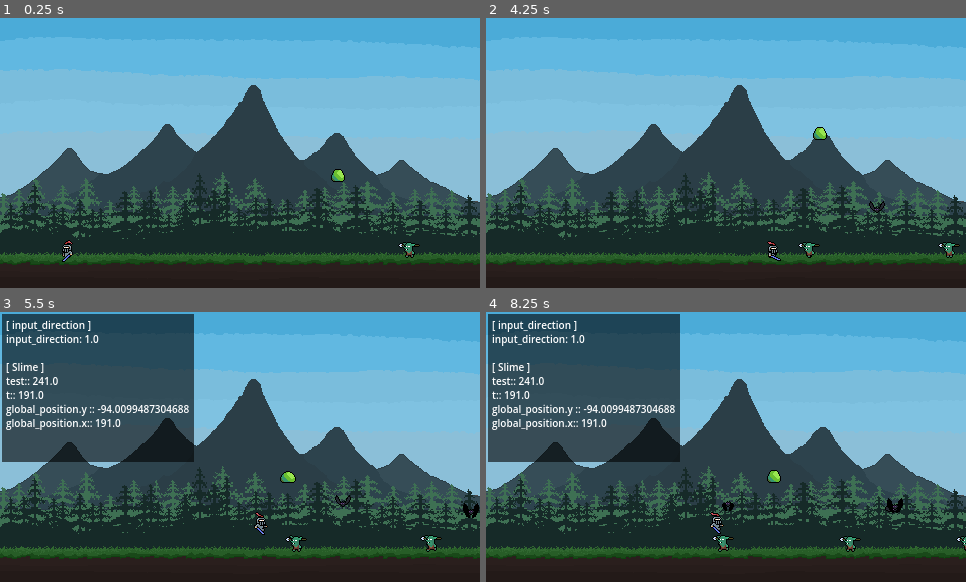
Above: before the commit, frames 1-4 (two rows, left to right).
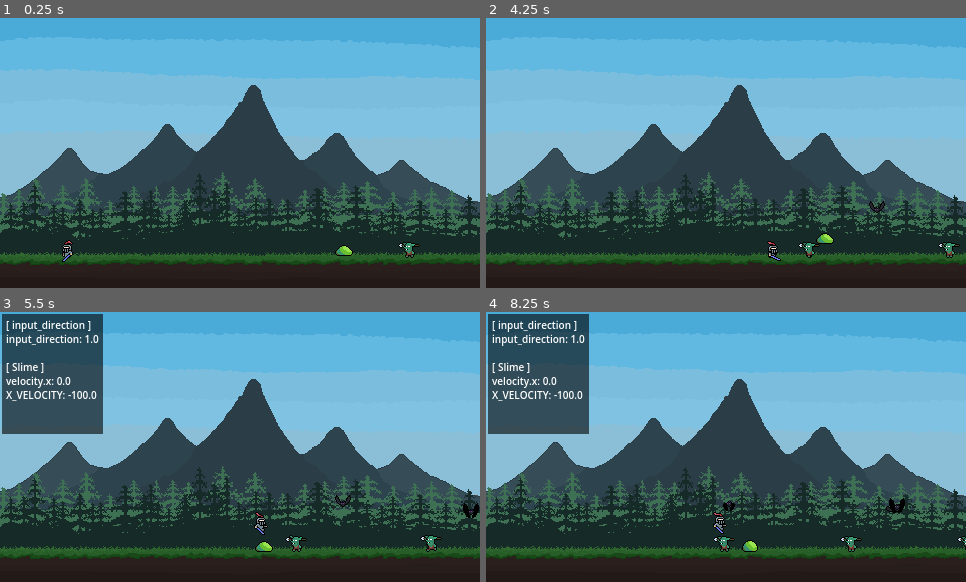
Above: after the commit, the same moments.

Repository: RadoslawG123/WavesOfMonsters
Game: Godot game, scene res://Scenes/main.tscn
Two runs of this game, one before a commit and one after it. Both use one fixed random seed, a clock stepped at 60 frames per second and the inputs below.
Inputs:
- Up to frame 1 (0.25 s): no input
- Up to frame 2 (4.25 s): hold D (Right) 0.53-2.03 s; tap W (Jump) at 0.6, 0.77, 1.07, 1.52, 1.55, 1.82, 2.1, 3.02, 3.05, 3.32, 3.6, 3.77, 4.07 s; tap Space (Attack) at 1.35, 2.85 s; hold A (Left) 2.03-2.78 s; hold D (Right) from 2.78 s (still down); tap K (DebugEnemy) at 4.15 s
- Up to frame 3 (5.5 s): release D (Right) at 4.28 s; hold A (Left) 4.28-5.03 s; tap Space (Attack) at 4.35 s; tap W (Jump) at 4.52, 4.55, 4.82, 5.1 s; tap / (DebugOverlay) at 4.9 s; hold D (Right) from 5.03 s (still down)
- Up to frame 4 (8.25 s): release D (Right) at 5.78 s; hold A (Left) 5.78-7.28 s; tap Space (Attack) at 5.85, 7.35 s; tap W (Jump) at 6.02, 6.05, 6.32, 6.6, 6.77, 7.07, 7.52, 7.55, 7.82, 8.1 s; hold D (Right) from 7.28 s (still down)

The runs differ from the first frame. In frame 1, 0.2% of the frame differs, in the area x 68-74%, y 55-89%; in frame 2, 0.2%; in frame 3, 14%; in frame 4, 14%, in the area x 0-100%, y 0-89%.

Commit message:
Change slime jump mechanics. Now the mechanic is similar to player mechanic in code.

Diff:
--- a/Scenes/Enemies/Slime.tscn
+++ b/Scenes/Enemies/Slime.tscn
@@ -145,9 +145,58 @@
 [sub_resource type="Animation" id="Animation_jus8j"]
 resource_name = "Jump"
 length = 2.0
+step = 0.5
+tracks/0/type = "value"
+tracks/0/imported = false
+tracks/0/enabled = true
+tracks/0/path = NodePath("AnimatedSprite2D:animation")
+tracks/0/interp = 1
+tracks/0/loop_wrap = true
+tracks/0/keys = {
+"times": PackedFloat32Array(0),
+"transitions": PackedFloat32Array(1),
+"update": 1,
+"values": [&"Jump"]
+}
+tracks/1/type = "value"
+tracks/1/imported = false
+tracks/1/enabled = true
+tracks/1/path = NodePath("AnimatedSprite2D:frame")
+tracks/1/interp = 1
+tracks/1/loop_wrap = true
+tracks/1/keys = {
+"times": PackedFloat32Array(0, 0.5, 1, 1.5),
+"transitions": PackedFloat32Array(1, 1, 1, 1),
+"update": 1,
+"values": [0, 1, 2, 3]
+}
 
 [sub_resource type="Animation" id="Animation_qvstw"]
 length = 0.001
+tracks/0/type = "value"
+tracks/0/imported = false
+tracks/0/enabled = true
+tracks/0/path = NodePath("AnimatedSprite2D:animation")
+tracks/0/interp = 1
+tracks/0/loop_wrap = true
+tracks/0/keys = {
+"times": PackedFloat32Array(0),
+"transitions": PackedFloat32Array(1),
+"update": 1,
+"values": [&"Jump"]
+}
+tracks/1/type = "value"
+tracks/1/imported = false
+tracks/1/enabled = true
+tracks/1/path = NodePath("AnimatedSprite2D:frame")
+tracks/1/interp = 1
+tracks/1/loop_wrap = true
+tracks/1/keys = {
+"times": PackedFloat32Array(0),
+"transitions": PackedFloat32Array(1),
+"update": 1,
+"values": [0]
+}
 
 [sub_resource type="AnimationLibrary" id="AnimationLibrary_i418a"]
 _data = {
@@ -166,9 +215,8 @@
 [node name="AnimatedSprite2D" type="AnimatedSprite2D" parent="." unique_id=1667018529]
 material = SubResource("ShaderMaterial_jus8j")
 sprite_frames = SubResource("SpriteFrames_r1vj8")
-animation = &"Idle"
+animation = &"Jump"
 autoplay = "Idle"
-frame_progress = 0.9754937
 
 [node name="CollisionShape2D" type="CollisionShape2D" parent="." unique_id=1044470714]
 position = Vector2(0, 4)
--- a/Scenes/Enemies/slime.gd
+++ b/Scenes/Enemies/slime.gd
@@ -1,80 +1,67 @@
 extends CharacterBody2D
 
-#@export var h: float
-#@export var d: float
-#@export var g := 50.0
-#
-#var V_0y = -sqrt(2*g*h)
-#var V_x_max = -d/(2*t_max)
-#var t_max = sqrt((2*h)/g)
-var t: float
-var y: float
-var jump_end: float
-var test: float
+@onready var animation_player: AnimationPlayer = $AnimationPlayer
 
-var X_VELOCITY := 0.0
-var JUMP_VELOCITY := 0.0
-var jumping := -1.0
-var jump_tween: Tween
+var X_VELOCITY := -100.0
+var X_DECELERATION := 20.0
+const FALL_GRAVITY := 500.0
+const FALL_VELOCITY := 200.0
+const JUMP_VELOCITY := -200.0
+const JUMP_DECELERATION := 700.0
+
+## States
+enum STATE {
+	FALL,
+	FLOOR,
+	JUMP,
+}
+
+var active_state := STATE.FLOOR
+
 
 # Called when the node enters the scene tree for the first time.
 func _ready() -> void:
-	t = self.global_position.x
-	test = t
-	y = self.global_position.y
-	jump_end = t - 50.0
-	#h = 60.0
-	#d = 120.0
-
+	pass
 
 # Called every frame. 'delta' is the elapsed time since the previous frame.
 func _physics_process(delta: float) -> void:
-	DebugOverlay.add_stat("Slime", "test:", test)
-	DebugOverlay.add_stat("Slime", "t:", t)
-	DebugOverlay.add_stat("Slime", "global_position.y :", global_position.y)
-	DebugOverlay.add_stat("Slime", "global_position.x:", global_position.x)
-	if Input.is_action_just_pressed("DebugEnemy"):
-		jumping *= -1.0
-	if jumping == 1.0:
-		if t > jump_end:
-			t -= delta*60.0
-			global_position.y = y + 50.0*sin(t*0.05+50.0)
-			global_position.x = t
+	DebugOverlay.add_stat("Slime", "velocity.x", velocity.x)
+	DebugOverlay.add_stat("Slime", "X_VELOCITY", X_VELOCITY)
+	match active_state:
+		STATE.FALL:
+			velocity.y = move_toward(velocity.y, FALL_VELOCITY, FALL_GRAVITY * delta)
 
-	#if Input.is_action_just_pressed("DebugEnemy"):
-		#
-		#jump_tween = create_tween()
-		#jump_tween.set_parallel(true)
-		#
-		#X_VELOCITY = 100.0
-		#JUMP_VELOCITY = 100.0
-		#
-		#jump_tween.tween_property(self, "JUMP_VELOCITY", 0.0, 0.5)
-		#jump_tween.tween_property(self, "X_VELOCITY", 0.0, 0.5)
-		#
-		#jump_tween.finished.connect(_on_jump_ended)
-		#
-	#velocity.x = -X_VELOCITY
-	#velocity.y = -JUMP_VELOCITY
-	#if not jumping:
-		#velocity.x = -X_VELOCITY
+			moving_horizontally(delta)
 
+			if is_on_floor():
+				velocity.x = 0.0
+				#animation_player.play("Jump")
+				switch_state(STATE.FLOOR)
+
+		STATE.FLOOR:
+			if Input.is_action_just_pressed("DebugEnemy"):
+				switch_state(STATE.JUMP)
+		STATE.JUMP:
+			velocity.y = move_toward(velocity.y, 0, JUMP_DECELERATION * delta)
+
+			moving_horizontally(delta)
+
+			if velocity.y >= 0:
+				if velocity.y >= -100:
+					velocity.y *= 0.5
+				else:
+					velocity.y *= 0.3
+			switch_state(STATE.FALL)
 
 	move_and_slide()
 
-func jump():
-	pass
-	#jumping = true
-	#velocity.y = V_0y
-	#t = sqrt((2*h)/g)
-	#velocity.y = -sqrt(2*g*h)
-	#velocity.x = d/(2*t)
+func switch_state(to_state: STATE) -> void:
+	active_state = to_state
 
-func _on_jump_ended():
-	X_VELOCITY = 100.0
-	JUMP_VELOCITY = -100.0
+	match active_state:
+		STATE.JUMP:
+			velocity.y = JUMP_VELOCITY
 
-	jump_tween.tween_property(self, "X_VELOCITY", 0.0, 0.5)
-	jump_tween.tween_property(self, "JUMP_VELOCITY", 0.0, 0.5)
-
-	X_VELOCITY = 0.0
+func moving_horizontally(delta):
+	velocity.x = X_VELOCITY
+	velocity.x = move_toward(velocity.x, 0, X_DECELERATION * delta)
--- a/Scenes/main.tscn
+++ b/Scenes/main.tscn
@@ -149,4 +149,4 @@
 position = Vector2(394, -13)
 
 [node name="Slime" parent="." unique_id=1997628686 instance=ExtResource("8_344ge")]
-position = Vector2(241, -101)
+position = Vector2(247, -28)
